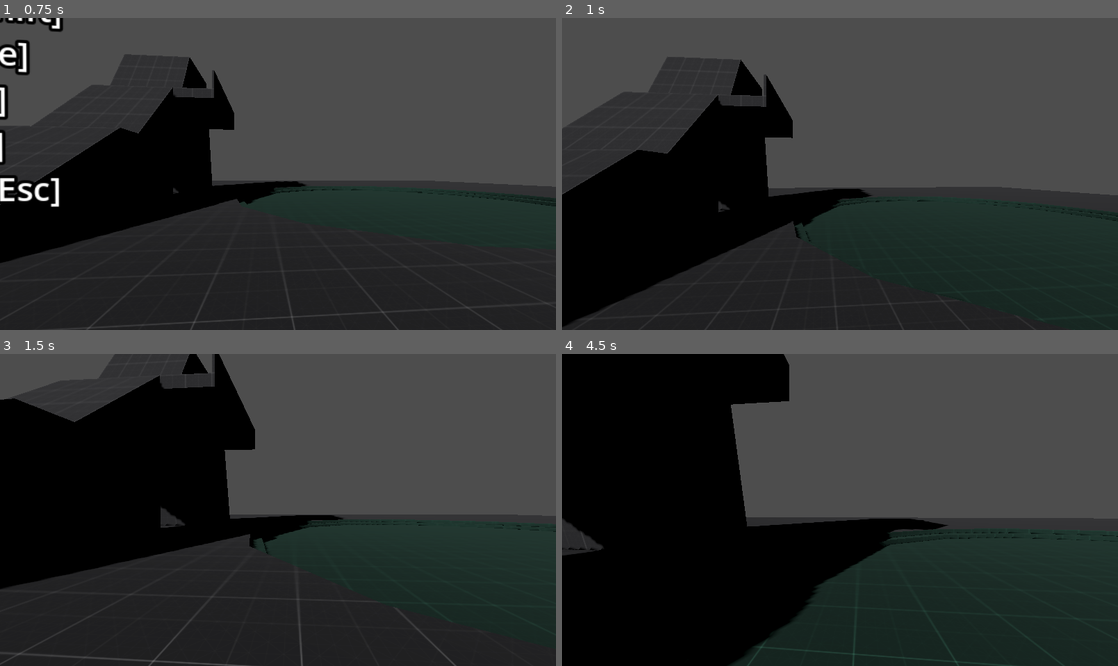
Above: before the commit, frames 1-4 (two rows, left to right).
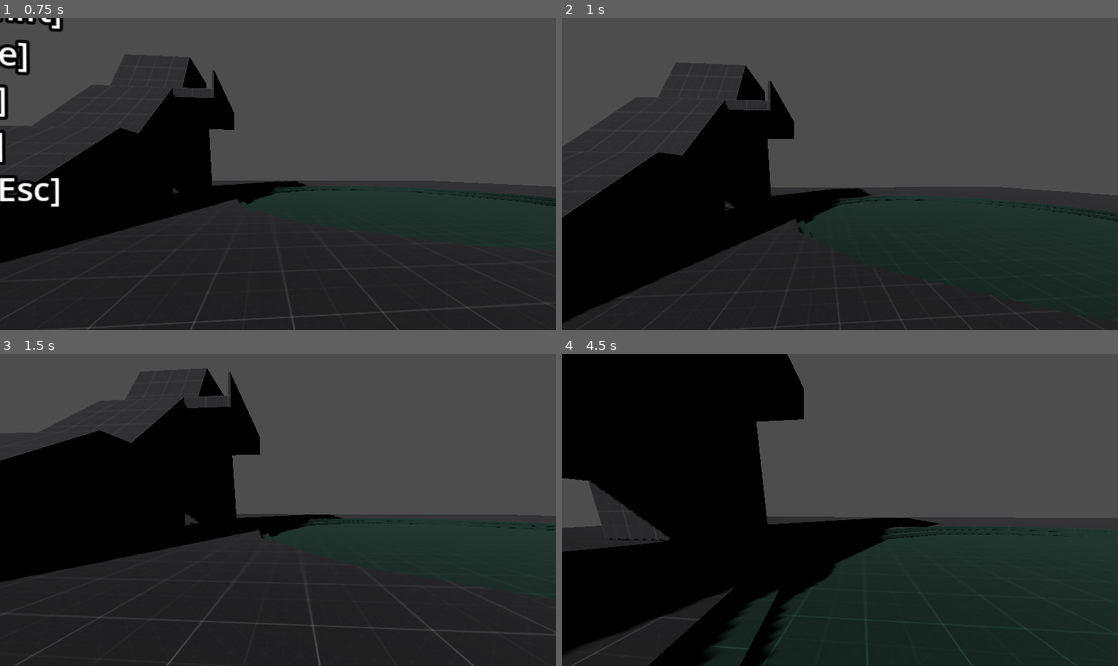
Above: after the commit, the same moments.

Repository: newengland-neighbor/data-driven-fp-controller
Game: Godot game, scene res://Scenes/prototyping_room.tscn
The game is run twice, just before and just after one commit, with the same random seed, the same clock (stepped at 60 frames per second) and the same inputs.
Inputs (mouse positions are in pixels of both pictures, inside the frame that each line leads up to):
- Up to frame 1 (0.75 s): move the mouse to (305, 174) at 0.52 s; hold W (move_forward) from 0.53 s (still down); hold Shift (sprint) from 0.53 s (still down)
- Up to frame 2 (1 s): keep holding W (move_forward); keep holding Shift (sprint); tap Space (jump) at 0.77 s
- Up to frame 3 (1.5 s): keep holding W (move_forward); move the mouse to (250, 510) at 1.27 s; release Shift (sprint) at 1.28 s; tap C (crouch) at 1.35 s
- Up to frame 4 (4.5 s): keep holding W (move_forward); tap Space (jump) at 1.52, 3.02, 3.77 s; tap Shift (sprint) at 1.55, 2.85, 3.8, 4.35 s; move the mouse to (851, 503) at 2.02 s; hold Shift (sprint) 2.03-2.78 s; move the mouse to (834, 516) at 2.77 s; move the mouse to (878, 513) at 3.52 s; hold C (crouch) 3.53-4.28 s; move the mouse to (795, 506) at 4.27 s

Frame 1 is identical in both runs. In frame 2, 3.5% of the frame differs, in the area x 0-100%, y 12-100%; in frame 3, 8.5%; in frame 4, 9.6%, in the area x 0-100%, y 0-100%.

Commit message:
Update fp_movement_component.gd

Diff:
--- a/Data/Components/fp_movement_component.gd
+++ b/Data/Components/fp_movement_component.gd
@@ -15,6 +15,9 @@
 	super.bind(new_owner)
 	var cam_comp : FPCameraComponent = owner.get_component(FPCameraComponent)
 	if cam_comp: step_performed.connect(cam_comp.override_cam_lerp_vertical)
+
+	var stat_comp : StatComponent = owner.get_component(StatComponent)
+	if stat_comp: base_move_speed = stat_comp.get_stat_from_block("move_speed")
 
 func get_input() -> Vector2:
 	return Input.get_vector(
@@ -35,7 +38,11 @@
 	if !is_sprinting(): return base_move_speed
 	else: return base_move_speed * 2.0
 
-func is_sprinting() -> bool: return Input.is_action_pressed("sprint")
+func is_sprinting() -> bool:
+	return (
+		Input.is_action_pressed("sprint")
+		and current_state is FPMS_Moving
+		)
 
 func _on_step_requested(direction:int, step_height:float) -> void:
 	var cam_comp : FPCameraComponent = owner.get_component(FPCameraComponent)
